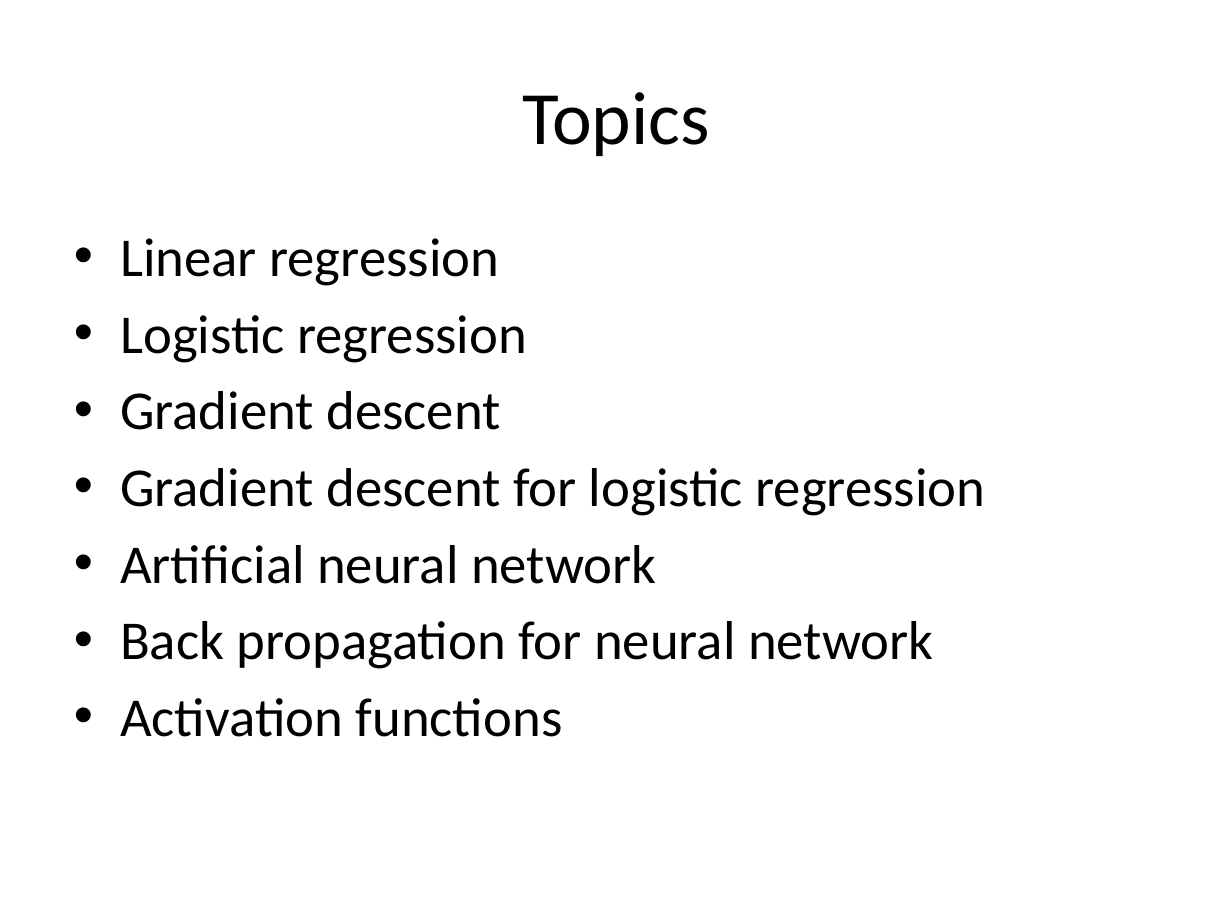
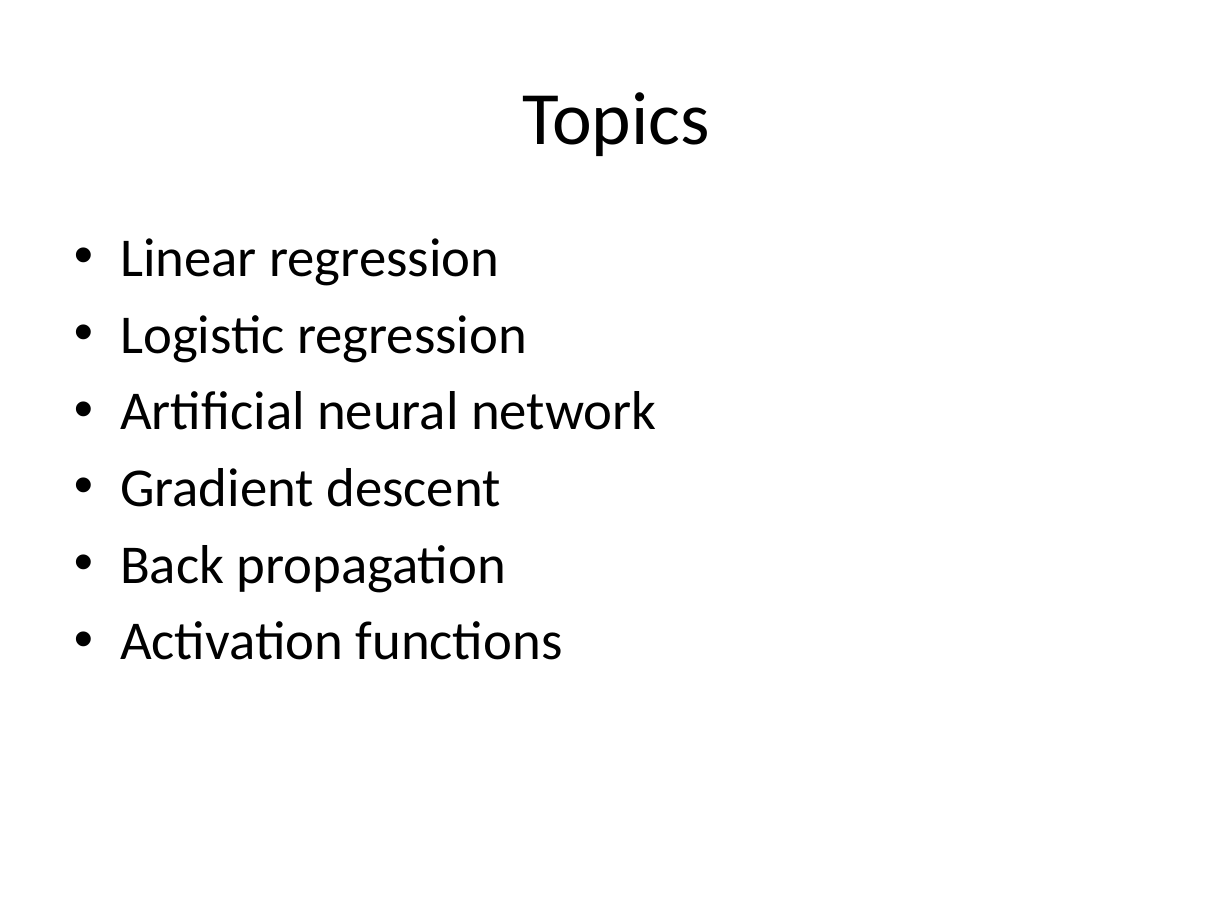
Before and after one commit to look4pritam/ArtificialIntelligence, a slide deck: slide 2 of ArtificialNeuralNetwork/ArtificialNeuralNetwork.pptx. Drawn at 1232x924 pixels with LibreOffice and Linux fonts; fonts in the diff are those of the drawing. Boxes give left, top, right and bottom in pixels: in the first picture for what was removed or moved away, otherwise in the second. Text is boxed around its words. In the diff, an @@ line names an element or a change of style, - is before the commit and + after.

```diff
--- a/ArtificialNeuralNetwork/ArtificialNeuralNetwork.pptx
+++ b/ArtificialNeuralNetwork/ArtificialNeuralNetwork.pptx
@@ text at [120, 391, 657, 430]: paragraph added @@
+• Artificial neural network
@@ text at [120, 545, 505, 593]: text changed @@
-• Gradient descent for logistic regression
-• Artificial neural network
-• Back propagation for neural network
+• Back propagation
```
Also in this commit, not shown: 9 other slides changed, 1 slide removed.
